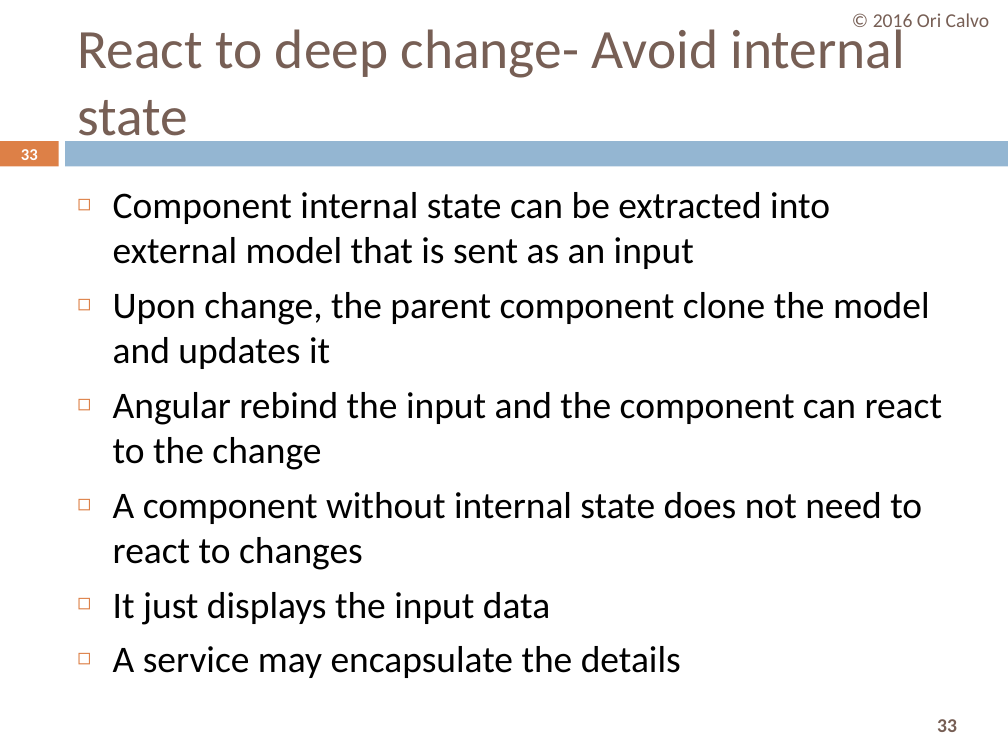
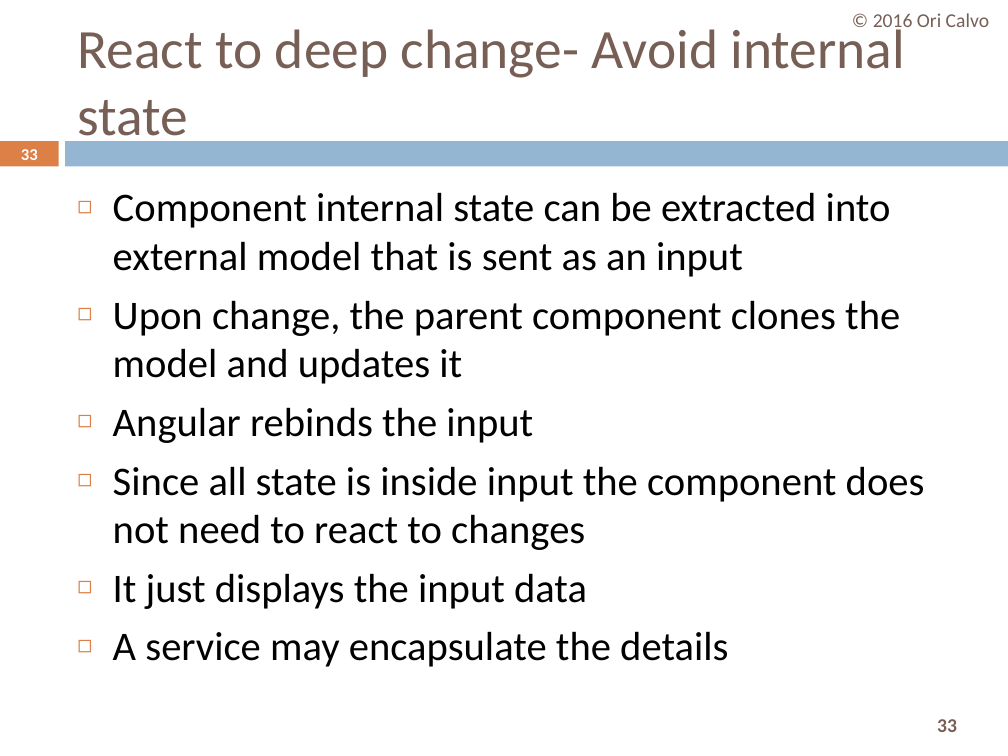
Before and after one commit to oricalvo/course-angular, a slide deck: slide 33 of PPTs/06 Advanced Components.pptx. Drawn at 1008x756 pixels with LibreOffice and Linux fonts; fonts in the diff are those of the drawing. Boxes give left, top, right and bottom in pixels: in the first picture for what was removed or moved away, otherwise in the second. Text is boxed around its words. In the diff, an @@ line names an element or a change of style, - is before the commit and + after.

```diff
--- a/PPTs/06 Advanced Components.pptx
+++ b/PPTs/06 Advanced Components.pptx
@@ text at [113, 192, 891, 667]: size 26.8 to 29 pt in "Component internal state can be extracted into ...", "It just displays the input data", "A service may encapsulate the details" @@
@@ text at [113, 300, 925, 550]: text changed; size 26.8 to 29 pt @@
-◻ Upon change, the parent component clone the model and updates it
-◻ Angular rebind the input and the component can react to the change
-◻ A component without internal state does not need to react to changes
+◻ Upon change, the parent component clones the model and updates it
+◻ Angular rebinds the input
+◻ Since all state is inside input the component does not need to react to changes
```
Also in this commit, not shown: 4 other slides changed, 1 other file.
